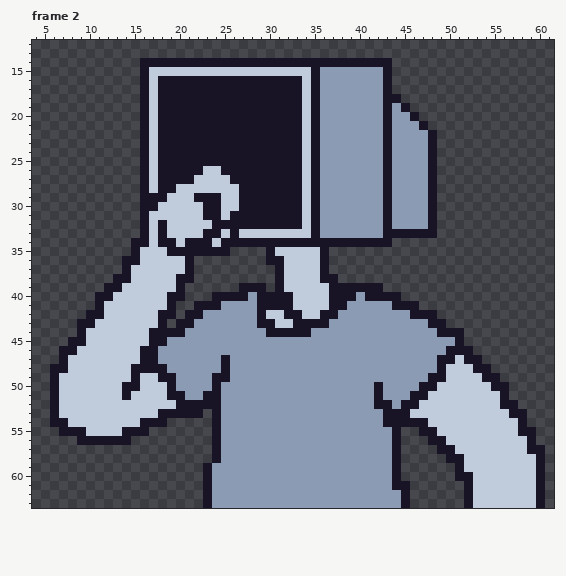
Two versions of one pixel-art file, Assets/Sprites/Streamers/Parts/Body0/PlaceholderBody.ase. Above, as it was before the edit.
64x64 pixels, 5 frames. Shown: frame 2: x 4..61, y 12..63. The commit also changed other frames, which this record leaves out.
After the commit:
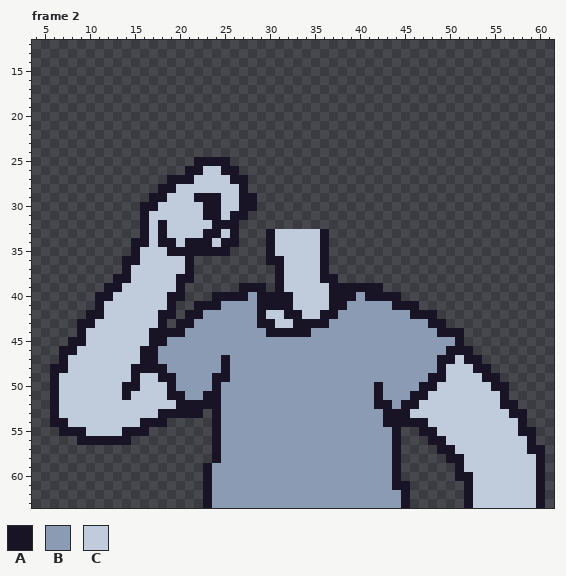
Palette (. is transparent): A #181425  B #8b9bb4  C #c0cbdc
What changed:
layer "Layer 2" now hidden
--- frame 2
@@ x 14..50 @@
 13 .....................................
-14 ..AAAAAAAAAAAAAAAAAAAAAAAAAAAA.......
-15 ..ACCCCCCCCCCCCCCCCCCABBBBBBBA.......
-16 ..ACAAAAAAAAAAAAAAAACABBBBBBBA.......
-17 ..ACAAAAAAAAAAAAAAAACABBBBBBBA.......
-18 ..ACAAAAAAAAAAAAAAAACABBBBBBBAA......
-19 ..ACAAAAAAAAAAAAAAAACABBBBBBBABA.....
-20 ..ACAAAAAAAAAAAAAAAACABBBBBBBABBA....
-21 ..ACAAAAAAAAAAAAAAAACABBBBBBBABBBA...
-22 ..ACAAAAAAAAAAAAAAAACABBBBBBBABBBBA..
-23 ..ACAAAAAAAAAAAAAAAACABBBBBBBABBBBA..
-24 ..ACAAAAAAAAAAAAAAAACABBBBBBBABBBBA..
-25 ..ACAAAAAAAAAAAAAAAACABBBBBBBABBBBA..
-26 ..ACAAAAACCAAAAAAAAACABBBBBBBABBBBA..
-27 ..ACAAAACCCCAAAAAAAACABBBBBBBABBBBA..
-28 ..ACAACCCCCCCAAAAAAACABBBBBBBABBBBA..
-29 ..AAACCCAAACCAAAAAAACABBBBBBBABBBBA..
-30 ..AACCCCCAACCAAAAAAACABBBBBBBABBBBA..
-31 ..ACCCCCCAACAAAAAAAACABBBBBBBABBBBA..
-32 ..ACACCCCCAAAAAAAAAACABBBBBBBABBBBA..
-33 ..ACACCCCAACACCCCCCCCABBBBBBBAAAAAA..
-34 .AACAACAAACAAAAAAAAAAAAAAAAAAA.......
+14 .....................................
+15 .....................................
+16 .....................................
+17 .....................................
+18 .....................................
+19 .....................................
+20 .....................................
+21 .....................................
+22 .....................................
+23 .....................................
+24 .....................................
+25 ........AAAA.........................
+26 .......AACCAA........................
+27 .....AAACCCCAA.......................
+28 ....AACCCCCCCA.......................
+29 ...AACCCAAACCAA......................
+30 ..AACCCCCAACCAA......................
+31 ..ACCCCCCAACAA.......................
+32 ..ACACCCCCAAA........................
+33 ..ACACCCCAACA...ACCCCCA..............
+34 .AACAACAAACAA...ACCCCCA..............
 35 .ACCCAAAAAAA....ACCCCCA..............
Boxes around the changes in both pictures, in picture pixels (x1, y1, x2, y2):
changed: (140, 58, 437, 247)
